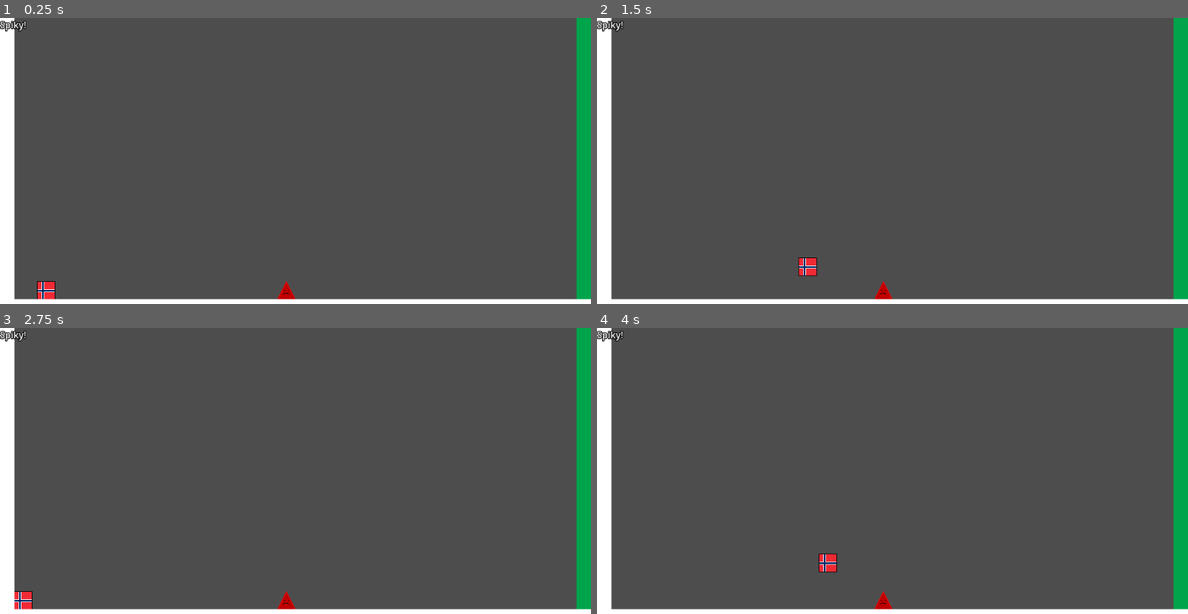
Above: before the commit, frames 1-4 (two rows, left to right).
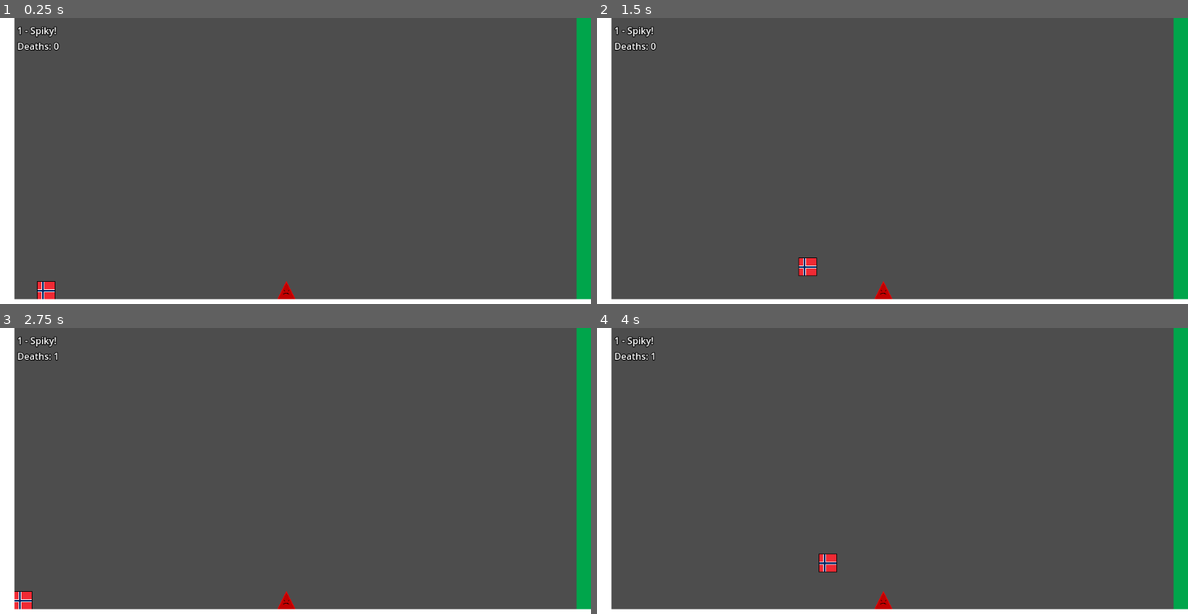
Above: after the commit, the same moments.

Repository: LunarTides/Norway-Game
Game: Godot game, scene res://Scenes/World.tscn
Two runs of this game, one before a commit and one after it. Both use one fixed random seed, a clock stepped at 60 frames per second and the inputs below.
Inputs:
- Up to frame 1 (0.25 s): no input
- Up to frame 2 (1.5 s): tap Enter at 0.5 s; hold D (move_right) from 0.53 s (still down); tap Space (jump) at 0.77 s
- Up to frame 3 (2.75 s): tap Space (jump) at 1.52 s; release D (move_right) at 2.03 s; hold A (move_left) from 2.03 s (still down)
- Up to frame 4 (4 s): tap Space (jump) at 2.75, 3.02, 3.77 s; release A (move_left) at 2.78 s; hold D (move_right) from 2.78 s (still down)

The runs differ from the first frame. In frame 1, 0.4% of the frame differs, in the area x 0-11%, y 0-12%; in frame 2, 0.4%; in frame 3, 0.4%; in frame 4, 0.4%.

Commit message:
Add death counter and add level number to name

Diff:
--- a/Scenes/KeyDoor.tscn
+++ b/Scenes/KeyDoor.tscn
@@ -26,3 +26,11 @@
 
 [node name="CollisionShape2D" type="CollisionShape2D" parent="."]
 shape = SubResource("WorldBoundaryShape2D_4rr8t")
+
+[node name="Count" type="Label" parent="."]
+unique_name_in_owner = true
+offset_left = -16.0
+offset_top = -80.0
+offset_right = 24.0
+offset_bottom = -57.0
+text = "0 / ?"
--- a/Scenes/UI.tscn
+++ b/Scenes/UI.tscn
@@ -12,10 +12,24 @@
 grow_vertical = 2
 script = ExtResource("1_w4w8a")
 
-[node name="LevelNameLabel" type="Label" parent="."]
-unique_name_in_owner = true
+[node name="MarginContainer" type="MarginContainer" parent="."]
 layout_mode = 0
 offset_right = 40.0
-offset_bottom = 23.0
+offset_bottom = 40.0
+theme_override_constants/margin_left = 30
+theme_override_constants/margin_top = 10
+
+[node name="VBoxContainer" type="VBoxContainer" parent="MarginContainer"]
+layout_mode = 2
+
+[node name="LevelNameLabel" type="Label" parent="MarginContainer/VBoxContainer"]
+unique_name_in_owner = true
+layout_mode = 2
 theme_override_constants/outline_size = 5
 text = "(Level Name)"
+
+[node name="DeathsLabel" type="Label" parent="MarginContainer/VBoxContainer"]
+unique_name_in_owner = true
+layout_mode = 2
+theme_override_constants/outline_size = 5
+text = "Deaths: 0"
--- a/Scripts/Game.gd
+++ b/Scripts/Game.gd
@@ -2,10 +2,17 @@
 
 
 signal level_changed(relative: int, level: Level)
+signal died
 
 
 var level := 1
-var deaths := 0
+var deaths := 0:
+	set(value):
+		var old = deaths
+		deaths = value
+
+		if deaths > old:
+			died.emit()
 var world: Node2D:
 	get:
 		return get_tree().get_first_node_in_group(&"World")
--- a/Scripts/KeyDoor.gd
+++ b/Scripts/KeyDoor.gd
@@ -12,7 +12,15 @@
 
 		key.collected.connect(func():
 			score += 1
+			update_score_label()
 
 			if score >= max_score:
-				queue_free()
+				$CollisionShape2D.set_deferred(&"disabled", true)
+				modulate = Color.hex(0x93939393)
 		)
+
+	update_score_label()
+
+
+func update_score_label() -> void:
+	%Count.text = "%s / %s" % [score, max_score]
--- a/Scripts/UI.gd
+++ b/Scripts/UI.gd
@@ -4,6 +4,10 @@
 # Called when the node enters the scene tree for the first time.
 func _ready() -> void:
 	Game.level_changed.connect(_on_level_change)
+	Game.died.connect(update_death_counter)
+
+	# When debugging, escaping from the win screen would reset the death label unless I do this.
+	update_death_counter()
 
 
 # Called every frame. 'delta' is the elapsed time since the previous frame.
@@ -15,4 +19,8 @@
 	if not level:
 		return
 
-	%LevelNameLabel.text = level.level_name
+	%LevelNameLabel.text = "%s - %s" % [Game.level, level.level_name]
+
+
+func update_death_counter() -> void:
+	%DeathsLabel.text = "Deaths: %s" % Game.deaths
